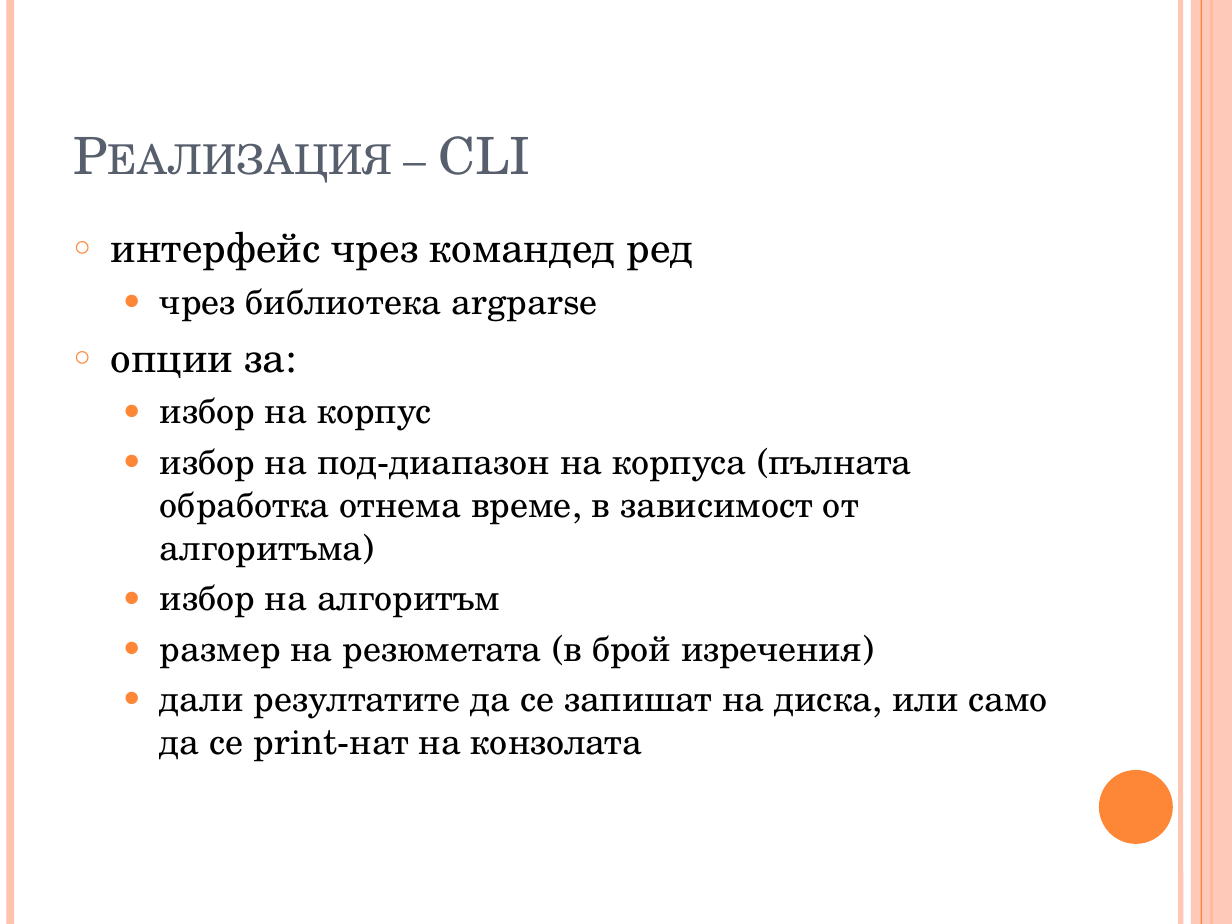
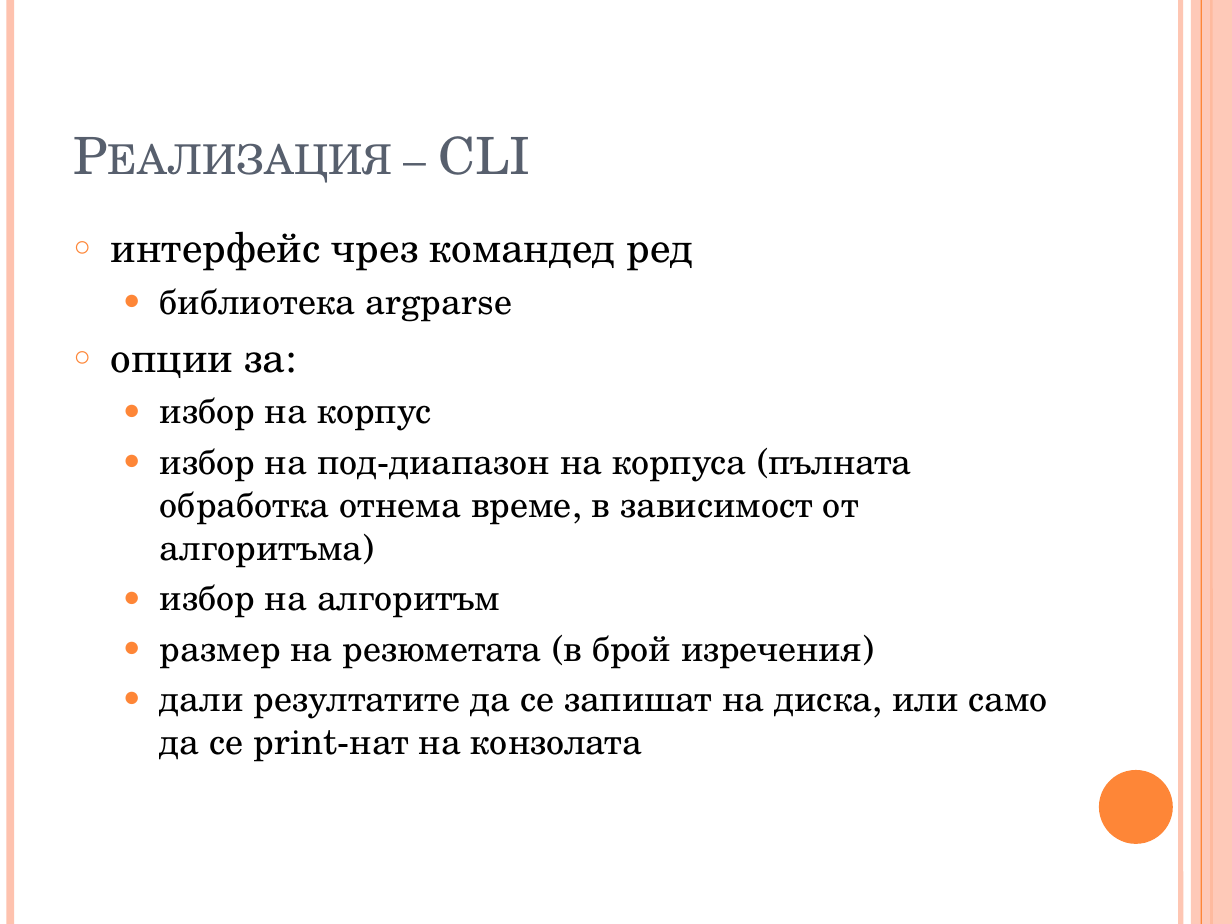
Before and after one commit to trvulkov/NLP-IE-project, a slide deck: slide 7 of presentation.pptx (slide 21 before the commit). Drawn at 1232x924 pixels with LibreOffice and Linux fonts; fonts in the diff are those of the drawing. Boxes give left, top, right and bottom in pixels: in the first picture for what was removed or moved away, otherwise in the second. Text is boxed around its words. In the diff, an @@ line names an element or a change of style, - is before the commit and + after.

```diff
--- a/presentation.pptx
+++ b/presentation.pptx
@@ text at (160,288,512,322): text changed @@
-  ● чрез библиотека argparse
+  ● библиотека argparse
```
Also in this commit, not shown: 7 other slides changed, 16 slides removed, 1 other file.
